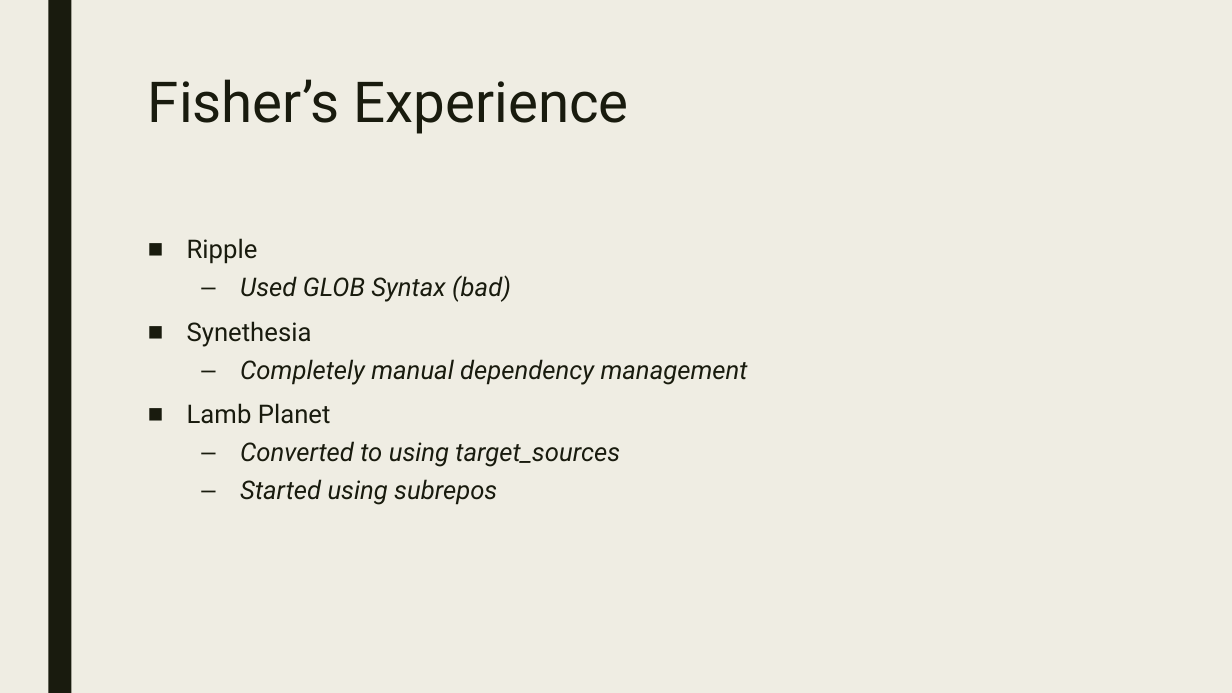
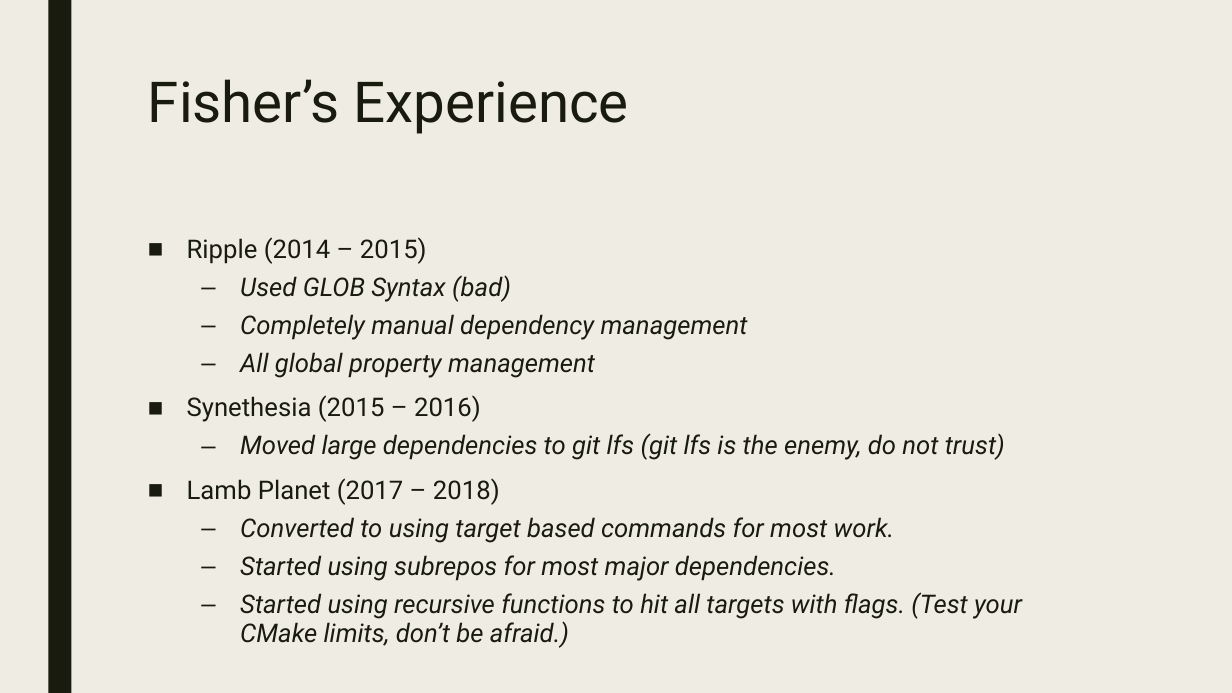
Before and after one commit to playmer/CMakePresentation, a slide deck: slide 12 of PreBuild Systems.pptx. Drawn at 1232x693 pixels with LibreOffice and Linux fonts; fonts in the diff are those of the drawing. Boxes give left, top, right and bottom in pixels: in the first picture for what was removed or moved away, otherwise in the second. Text is boxed around its words. In the diff, an @@ line names an element or a change of style, - is before the commit and + after.

```diff
--- a/PreBuild Systems.pptx
+++ b/PreBuild Systems.pptx
@@ text at box(187, 237, 427, 264): text changed @@
-■ Ripple
+■ Ripple (2014 – 2015)
@@ text at box(187, 321, 312, 347): paragraph removed @@
-■ Synethesia
@@ text at box(187, 352, 1022, 648): text changed @@
-■ Lamb Planet
-  – Converted to using target_sources
-  – Started using subrepos
+  – All global property management
+■ Synethesia (2015 – 2016)
+  – Moved large dependencies to git lfs (git lfs is the enemy, do not trust)
+■ Lamb Planet (2017 – 2018)
+  – Converted to using target based commands for most work.
+  – Started using subrepos for most major dependencies.
+  – Started using recursive functions to hit all targets with flags. (Test your CMake limits, don’t be afraid.)
```
Also in this commit, not shown: 2 other slides changed, 3 slides added, 1 other file.
